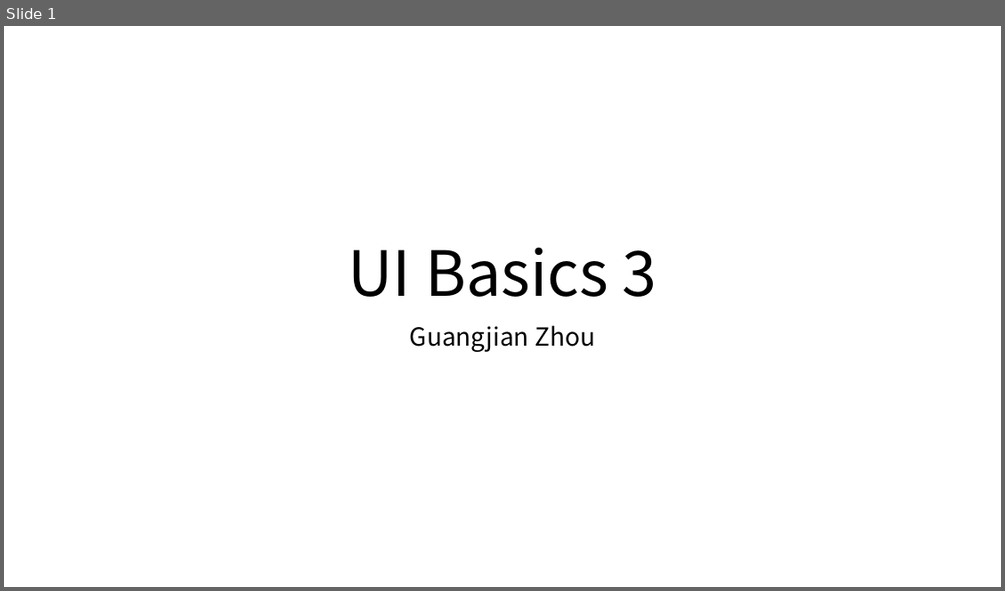
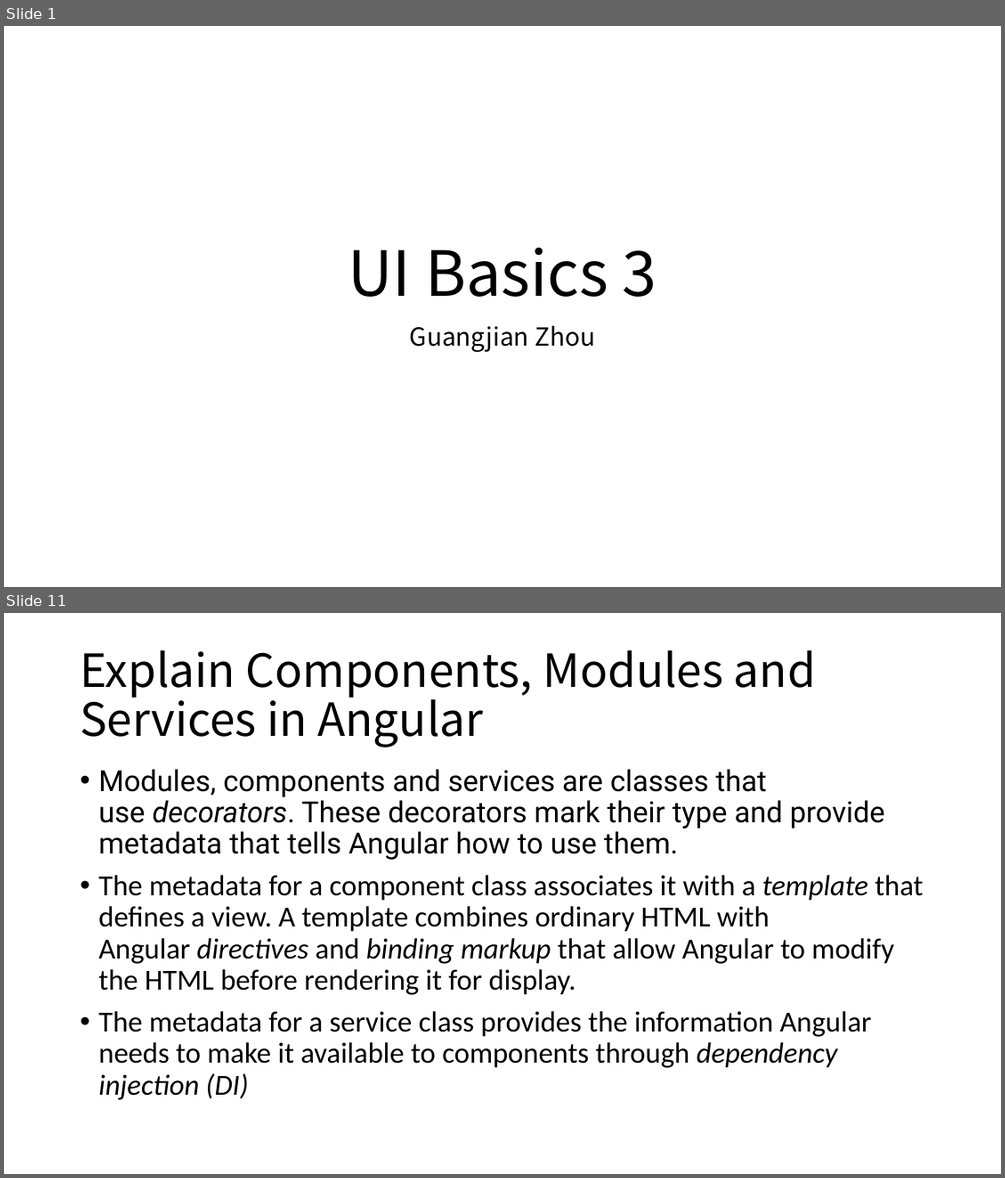
Before and after one commit to Marvioo/Cogent, a slide deck: Java Basics/UI Basics 3.pptx. Shown one above the other, each under a label of ours: slide 1 before the commit, slides 1 and 11 after it; the slides between them are not shown. The pictures are 1005x591 and 1005x1178 pixels, drawn with LibreOffice and Linux fonts; fonts in the diff are those of the drawing. Boxes give left, top, right and bottom in pixels: in the first picture for what was removed or moved away, otherwise in the second. Text is boxed around its words. In the diff, an @@ line names an element or a change of style, - is before the commit and + after.

```diff
--- a/Java Basics/UI Basics 3.pptx
+++ b/Java Basics/UI Basics 3.pptx
@@ slide 11 added at bbox=[4, 613, 1001, 1174], background #FFFFFF @@
@@ title added at bbox=[80, 650, 816, 747], 44 pt, text #000000 @@
+Explain Components, Modules and Services in Angular
@@ text added at bbox=[98, 769, 922, 1100], 28 pt, text #000000 @@
+• Modules, components and services are classes that use decorators. These decorators mark their type and provide metadata that tells Angular how to use them.
+• The metadata for a component class associates it with a template that defines a view. A template combines ordinary HTML with Angular directives and binding markup that allow Angular to modify the HTML before rendering it for display.
+• The metadata for a service class provides the information Angular needs to make it available to components through dependency injection (DI)
```
Also in this commit, not shown: 2 slides changed, 12 other slides added.
